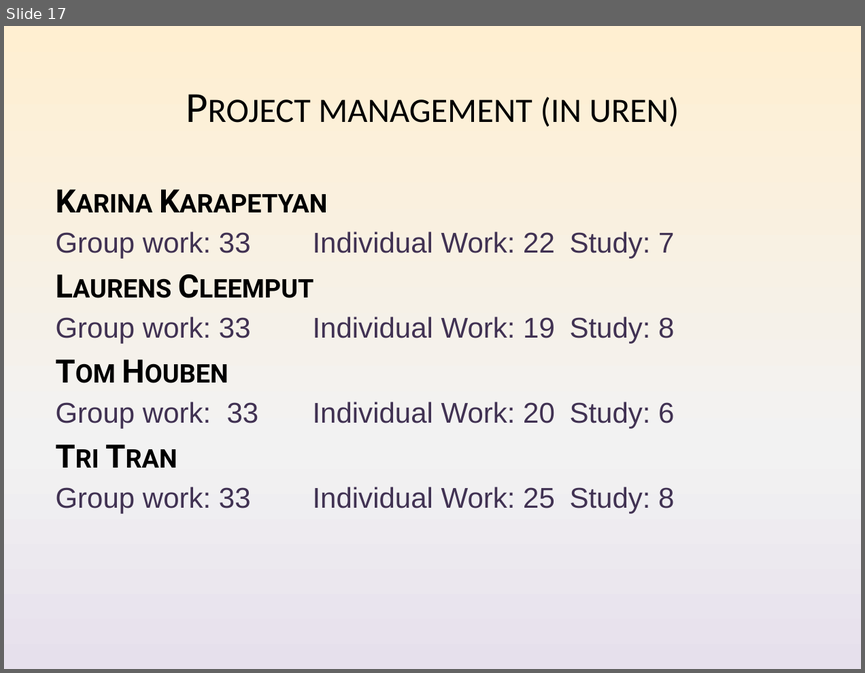
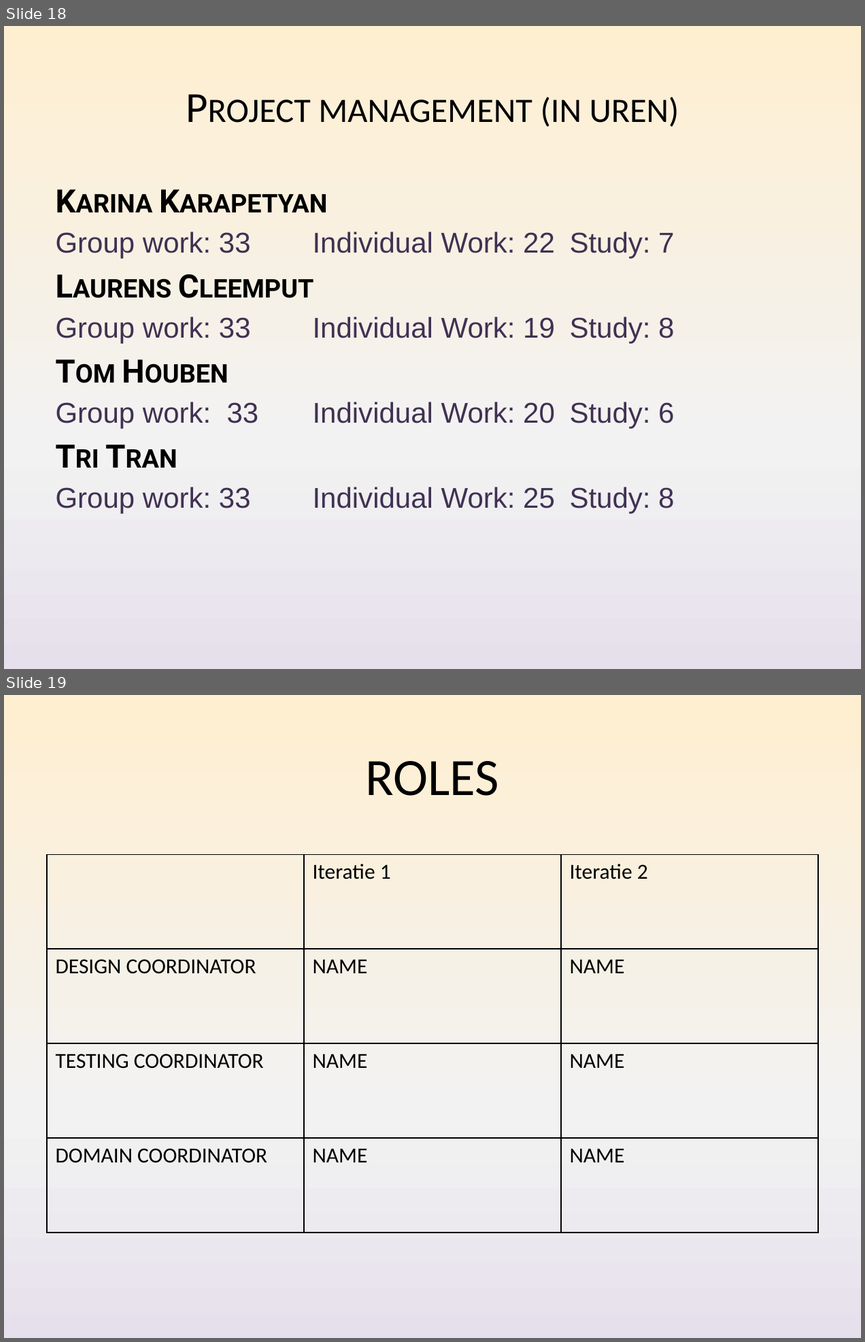
Before and after one commit to Nickelium/Software-Development, a slide deck: presentatie/SWOP Presentatie Inhoud.pptx. Shown one above the other, each under a label of ours: slide 17 before the commit, slides 18 and 19 after it. The pictures are 865x673 and 865x1342 pixels, drawn with LibreOffice and Linux fonts; fonts in the diff are those of the drawing. Boxes give left, top, right and bottom in pixels: in the first picture for what was removed or moved away, otherwise in the second. Text is boxed around its words. In the diff, an @@ line names an element or a change of style, - is before the commit and + after.

Commit message:
Add rol overzicht voor beide iteratie :: namen nog in te vullen

```diff
--- a/presentatie/SWOP Presentatie Inhoud.pptx
+++ b/presentatie/SWOP Presentatie Inhoud.pptx
@@ slide 19 added at bbox=[4, 695, 861, 1338], background gradient #FFEFD1 to #F2F2F2 to #E6E0EC @@
@@ title added at bbox=[366, 761, 500, 796], 44 pt, text #000000 @@
+ROLES
@@ table added at bbox=[47, 854, 818, 1232], 4 rows, 3 columns @@
+ | Iteratie 1 | Iteratie 2
+DESIGN COORDINATOR | NAME | NAME
+TESTING COORDINATOR | NAME | NAME
+DOMAIN COORDINATOR | NAME | NAME
@@ what was slide 17 is now slide 18 @@
```
Also in this commit, not shown: 1 other slide added.
